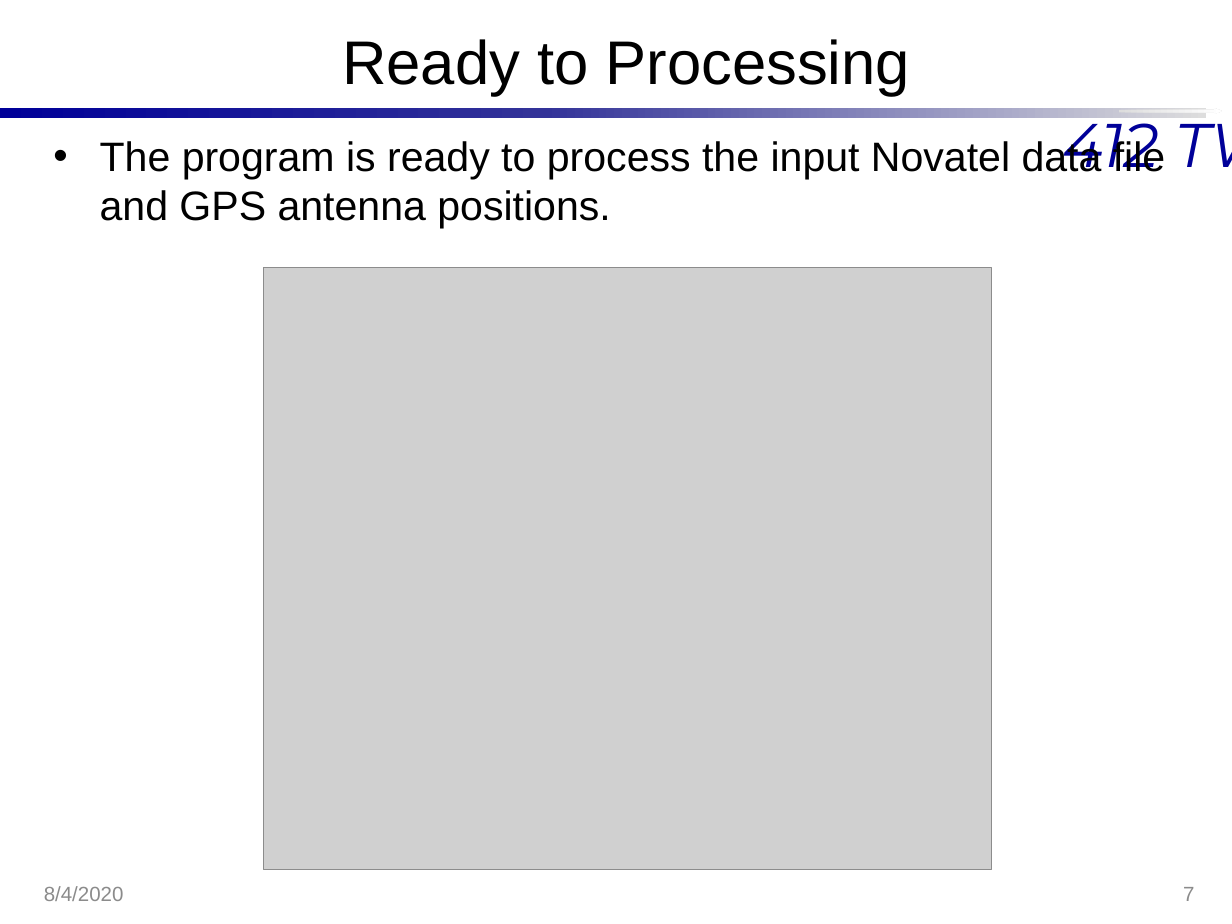
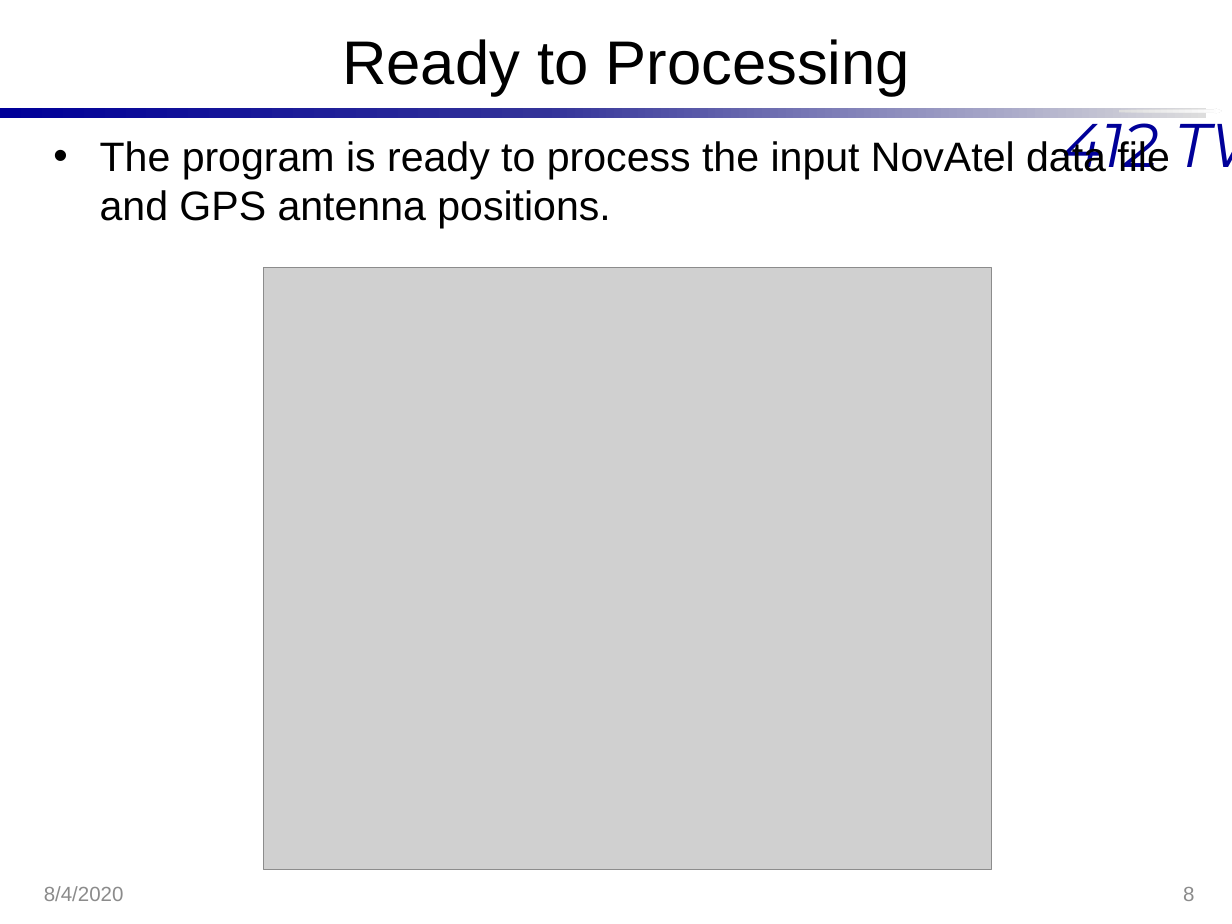
Before and after one commit to Hannsel101/PCIP_Intern_Proj_1, a slide deck: slide 8 of BestXYZ_Presentation.pptx (slide 7 before the commit). Drawn at 1232x924 pixels with LibreOffice and Linux fonts; fonts in the diff are those of the drawing; grey boxes stand for pictures; background and template pictures are left out. Boxes give left, top, right and bottom in pixels: in the first picture for what was removed or moved away, otherwise in the second. Text is boxed around its words. In the diff, an @@ line names an element or a change of style, - is before the commit and + after.

```diff
--- a/BestXYZ_Presentation.pptx
+++ b/BestXYZ_Presentation.pptx
@@ text at <box>100,139,1169,229</box>: text changed @@
-• The program is ready to process the input Novatel data file and GPS antenna positions.
+• The program is ready to process the input NovAtel data file and GPS antenna positions.
@@ page number at <box>1183,887,1194,901</box>: text changed @@
-7
+8
```
Also in this commit, not shown: 5 other slides changed, 1 slide added.
